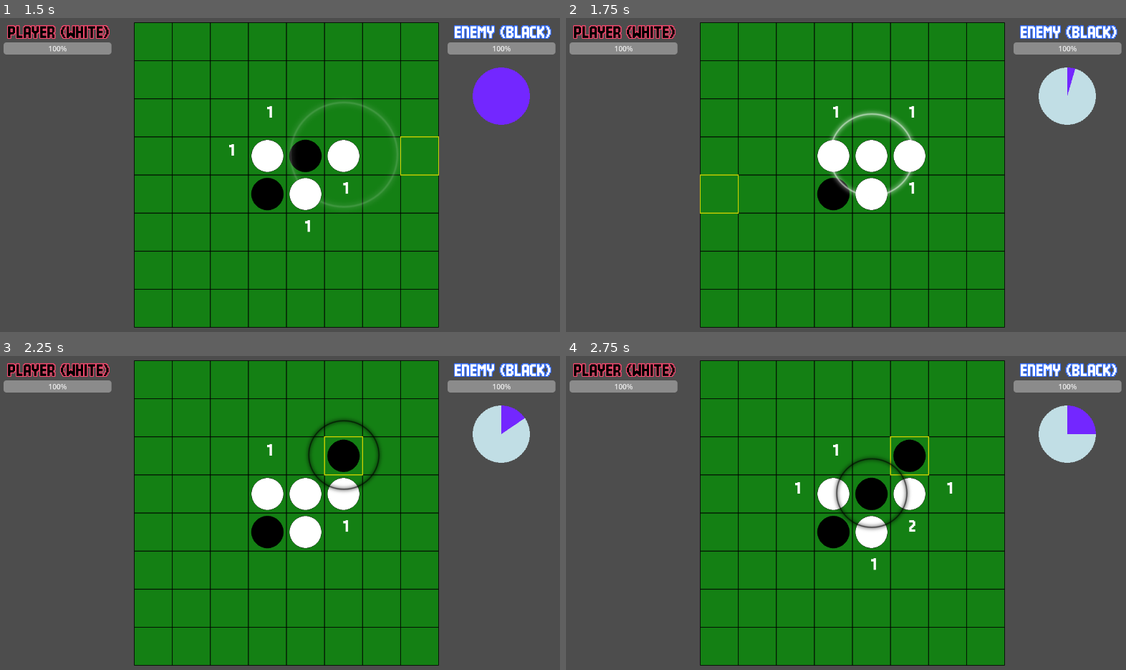
Above: before the commit, frames 1-4 (two rows, left to right).
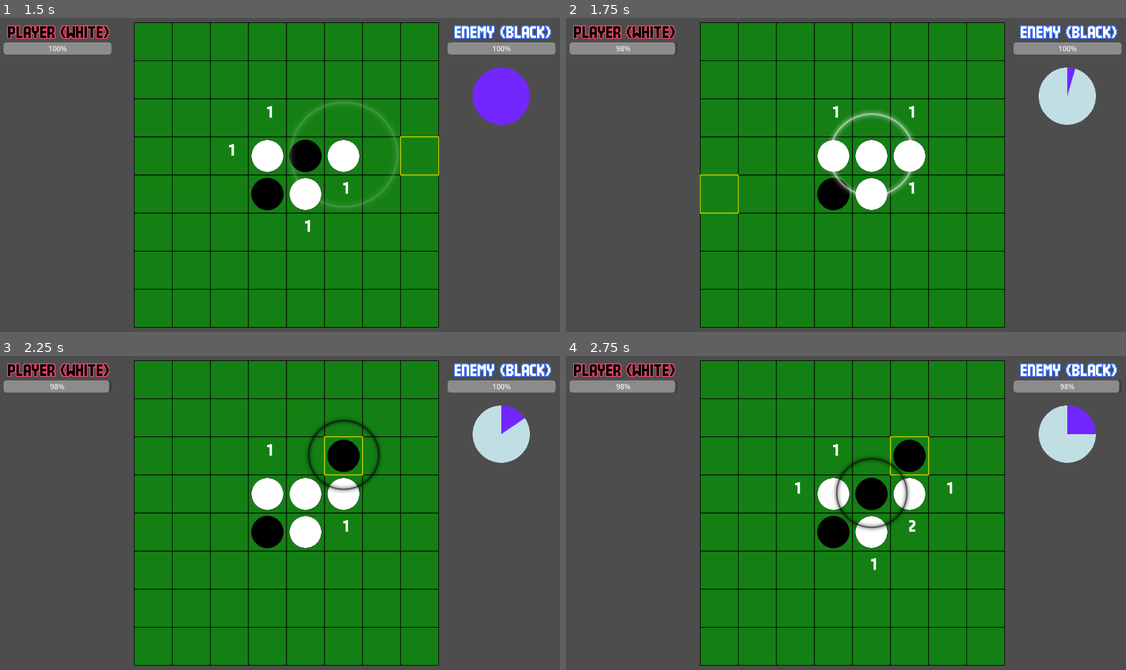
Above: after the commit, the same moments.

Repository: syun77/gd_realtime_reversi
Game: Godot game, scene res://src/scenes/Main.tscn
The game is run twice, just before and just after one commit, with the same random seed, the same clock (stepped at 60 frames per second) and the same inputs.
Inputs (mouse positions are in pixels of both pictures, inside the frame that each line leads up to):
- Up to frame 1 (1.5 s): move the mouse to (414, 159) at 0.52 s; click (414, 159) at 0.6 s; move the mouse to (173, 190) at 1.27 s; click (173, 190) at 1.35 s
- Up to frame 2 (1.75 s): no input
- Up to frame 3 (2.25 s): move the mouse to (341, 440) at 2.02 s; click (341, 440) at 2.1 s
- Up to frame 4 (2.75 s): no input

Frame 1 is identical in both runs. In frame 2, less than 0.1% of the frame differs, in the area x 8-20%, y 7-12%; in frame 3, less than 0.1%; in frame 4, 0.1%, in the area x 8-100%, y 7-12%.

Commit message:
ダメージ計算式を調整

Diff:
--- a/gd-realtime-reversi/src/objects/Board.gd
+++ b/gd-realtime-reversi/src/objects/Board.gd
@@ -9,6 +9,21 @@
 # ■preload(s).
 const DISC_OBJ = preload("res://src/objects/Disc.tscn")
 const LABEL_SETTINGS = preload("res://assets/fonts/label_settings.tres")
+
+class DamageInfo:
+	var turn_cnt: int = 0 # ひっくり返した石の数.
+	var dir_cnt: int = 0 # ひっくり返した方向の数.
+	# 初期化.
+	func clear() -> void:
+		turn_cnt = 0
+		dir_cnt = 0
+	# ダメージ計算.
+	func calc_damage() -> int:
+		# ダメージ計算式（ひっくり返した駒の数:t ひっくり返した方向:d)
+		# (1 + t^1.5) * d
+		var t := turn_cnt
+		var d := dir_cnt
+		return int((1 + pow(t, 1.5)) * d)
 
 
 var board := Array2D.new(BOARD_SIZE, BOARD_SIZE, Stone.eType.EMPTY) # 盤面データ.
@@ -17,11 +32,10 @@
 var disc_map:Dictionary[int, Disc] = {} # 石のインスタンス管理用マップ.
 var mouse_pos := Vector2.ZERO # マウス位置.
 var grid_pos := Vector2i.ZERO # マウス位置のグリッド座標.
-var _turn := Disc.eType.BLACK # 現在のターン.
+var _last_damage_info := DamageInfo.new() # 最後のダメージ情報.
 
 # 盤面の初期化.
-func init_board(type: Disc.eType) -> void:
-	_turn = type
+func init_board() -> void:
 	# 初期化.
 	board.fill(Disc.eType.EMPTY)
 
@@ -33,6 +47,10 @@
 	place_disc(Vector2i(mid,     mid - 1), Disc.eType.BLACK)
 	update_board_hint_all() # 盤面のヒントをすべて更新.
 
+# clac_flip_positions()でひっくり返した情報をもとに計算されるダメージ量.
+func get_last_damage() -> int:
+	return _last_damage_info.calc_damage()
+
 func set_mouse_pos(pos: Vector2) -> void:
 	mouse_pos = pos
 	var cell_size := _get_cell_size()
@@ -47,9 +65,7 @@
 		# 置いた石から盤面の石をひっくり返す.
 		flip_disc(grid_pos.x, grid_pos.y, type)
 
-		_turn = Disc.reverse(type)
-
-		update_board_hint(_turn) # 盤面のヒントを更新.
+		update_board_hint(type) # 盤面のヒントを更新.
 
 		return Disc.reverse(type)
 	return type
@@ -100,6 +116,7 @@
 # 石を置いたときにひっくり返す石のある座標リストを取得する.
 func calc_flip_positions(x: int, y: int, type: Disc.eType) -> Array[Vector2i]:
 	var flip_positions:Array[Vector2i] = [] # ひっくり返す石の座標リスト.
+	_last_damage_info.clear() # ダメージ情報を初期化.
 	# 8方向をチェック.
 	var directions:Array[Vector2i] = [
 		Vector2i(-1, -1), Vector2i(0, -1), Vector2i(1, -1),
@@ -115,11 +132,15 @@
 				break # 空白に当たったら終了.
 			elif current_type == type:
 				# 同じ色の石に当たったら、to_flipの石をひっくり返す.
+				if to_flip.size() > 0:
+					_last_damage_info.turn_cnt += to_flip.size() # ひっくり返す石の数をカウント.
+					_last_damage_info.dir_cnt += 1 # ひっくり返す方向の数をカウント.
 				flip_positions += to_flip
 				break
 			else:
 				to_flip.append(pos) # ひっくり返す候補に追加.
 			pos += dir
+
 	return flip_positions
 
 # 石を置く (プレイヤー用).
@@ -159,6 +180,7 @@
 		var particle := Particle.spawn(Particle.eType.RING, 0.5, p, 0.2, color)
 		particle.set_max_scale(0.8)
 
+	return
 
 func pos_to_world(pos: Vector2i) -> Vector2:
 	var cell_size = _get_cell_size() # セルサイズを更新.
--- a/gd-realtime-reversi/src/scenes/Main.gd
+++ b/gd-realtime-reversi/src/scenes/Main.gd
@@ -2,8 +2,8 @@
 # ================================================
 # メインシーン.
 # ================================================
+const TYPE_PLAYER := Disc.eType.BLACK # プレイヤーの石の種類.
 const TYPE_ENEMY := Disc.eType.WHITE # 敵の石の種類.
-
 # 状態.
 enum eState {
 	READY, # 開始演出.
@@ -23,7 +23,6 @@
 @onready var _enemy_atb_bar := %EnemyATBBar # 敵のATBバー (ユニークIDアクセスなのでこの記述で問題ない).
 
 var _state := StateObj.new() # 状態オブジェクト.
-var _turn := Disc.eType.BLACK # 現在のターン.
 var _enemy_place_pos := Vector2i.ZERO
 
 # 開始.
@@ -41,7 +40,7 @@
 	Common.register_board(_board)
 
 	# 盤面の初期化.
-	_board.init_board(_turn)
+	_board.init_board()
 
 	# UIの初期化.
 	_init_ui()
@@ -86,7 +85,7 @@
 	# クリックした場所に石を配置.
 	if Input.is_action_just_pressed("click"):
 		# 指定した位置に石が置けるかをチェック.
-		if not _board.can_place_disc(_turn):
+		if not _board.can_place_disc(TYPE_PLAYER):
 			return # クリックが有効でない場合は無視.
 		_state.change(eState.PLAYER_TURN) # プレイヤーのターンに移行.
 		return
@@ -102,14 +101,16 @@
 func _update_player_turn(_delta:float) -> void:
 	if _state.is_first():
 		# 石を置く.
-		_board.place_disc_player(_turn, true) # プレイヤーの石を配置.
+		_board.place_disc_player(TYPE_PLAYER, true) # プレイヤーの石を配置.
 		return
 
 	if _state.get_timer() > 0.5: # 石を置いてから0.5秒後にひっくり返す.
 		var pos = _board.grid_pos
-		var list = _board.calc_flip_positions(pos.x, pos.y, _turn) # 置いた石を基準に盤面の石をひっくり返す.
+		var list = _board.calc_flip_positions(pos.x, pos.y, TYPE_PLAYER) # 置いた石を基準に盤面の石をひっくり返す.
 		for pos2 in list:
-			_board.place_disc(pos2, _turn, true) # 石を配置（ひっくり返す）
+			_board.place_disc(pos2, TYPE_PLAYER, true) # 石を配置（ひっくり返す）
+		var damage = _board.get_last_damage() # ひっくり返した石の数からダメージを計算.
+		Common.damage(TYPE_ENEMY, damage) # ダメージを適用.
 
 		_update_hint() # ヒントの更新.
 		_state.change(eState.MAIN) # メイン状態に移行.
@@ -142,6 +143,8 @@
 		var list = _board.calc_flip_positions(pos.x, pos.y, TYPE_ENEMY) # 置いた石を基準に盤面の石をひっくり返す.
 		for pos2 in list:
 			_board.place_disc(pos2, TYPE_ENEMY, true) # 石を配置（ひっくり返す）
+		var damage = _board.get_last_damage() # ひっくり返した石の数からダメージを計算.
+		Common.damage(TYPE_PLAYER, damage) # ダメージを適用.
 
 		Common.reset_enemy_atb() # 敵のATBゲージをリセット.
 		_update_hint() # ヒントの更新.
@@ -156,7 +159,7 @@
 func _update_enemy_atb(delta:float) -> void:
 	var total = _board.count_total()
 	var white = _board.count_if(TYPE_ENEMY)
-	var black = _board.count_if(_turn)
+	var black = _board.count_if(TYPE_PLAYER)
 	var rate = 30
 	if black == 1:
 		rate = 30 # 最後の一枚の場合は長く待ちます.
--- a/gd-realtime-reversi/src/utils/Common.gd
+++ b/gd-realtime-reversi/src/utils/Common.gd
@@ -34,9 +34,9 @@
 	_enemy_atb = 0
 
 static func damage(type:Disc.eType, amount:int) -> void:
-	if type == Disc.eType.WHITE:
+	if type == Disc.eType.BLACK:
 		_player_hp = max(0, _player_hp - amount)
-	elif type == Disc.eType.BLACK:
+	elif type == Disc.eType.WHITE:
 		_enemy_hp = max(0, _enemy_hp - amount)
 
 # レイヤーの取得
